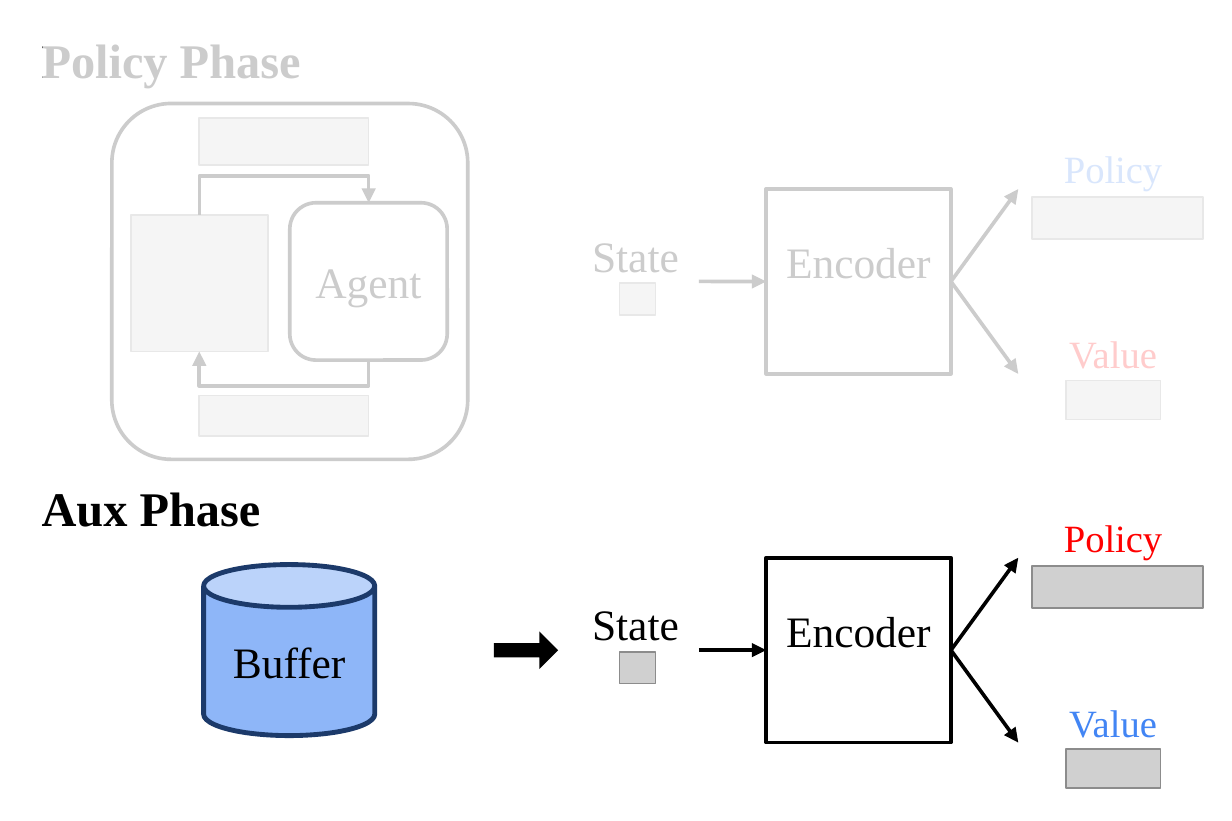
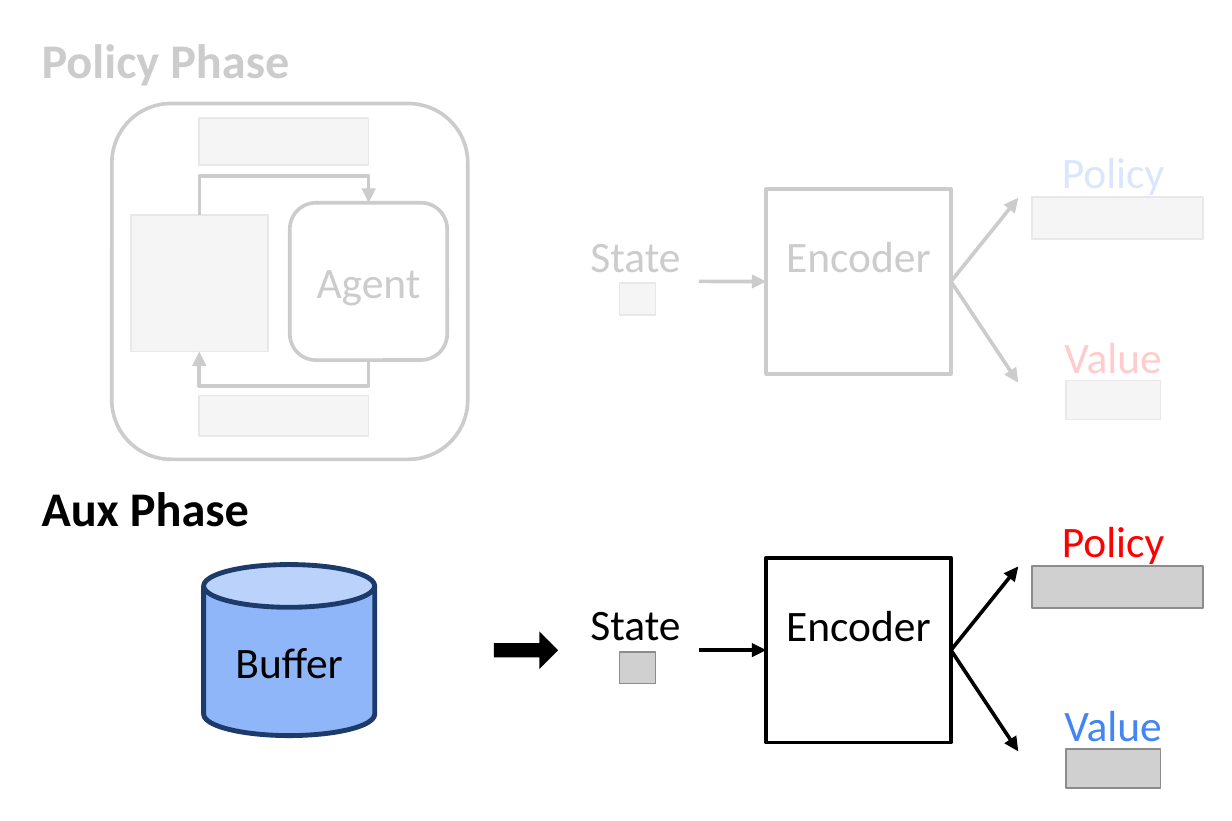
Before and after one commit to symoon11/symoon11.github.io, a slide deck: slide 13 of images/moon22neurips.pptx. Drawn at 1232x821 pixels with LibreOffice and Linux fonts; fonts in the diff are those of the drawing; grey boxes stand for pictures; background and template pictures are left out. Boxes give left, top, right and bottom in pixels: in the first picture for what was removed or moved away, otherwise in the second. Text is boxed around its words. In the diff, an @@ line names an element or a change of style, - is before the commit and + after.

```diff
--- a/images/moon22neurips.pptx
+++ b/images/moon22neurips.pptx
@@ arrow moved from (950, 282) - (1018, 189) to (950, 282) - (1018, 198) @@
@@ arrow moved from (950, 282) - (1018, 374) to (950, 282) - (1018, 382) @@
@@ arrow moved from (950, 650) - (1018, 558) to (950, 650) - (1018, 566) @@
@@ font Times New Roman to Calibri in 8 elements at box(766, 189, 950, 374), box(590, 244, 680, 272), box(290, 203, 448, 361), box(42, 44, 289, 85), box(42, 492, 249, 527), box(203, 565, 374, 735), box(766, 558, 950, 742), box(590, 611, 680, 641) @@
@@ arrow moved from (950, 650) - (1018, 742) to (950, 650) - (1018, 751) @@
@@ size 16 to 18 pt, font Times New Roman to Calibri in 4 elements at box(1062, 526, 1164, 568), box(1064, 343, 1161, 373), box(1018, 506, 1208, 629), box(1064, 711, 1161, 753) @@
```
Also in this commit, not shown: 13 other slides changed, 12 other files.
